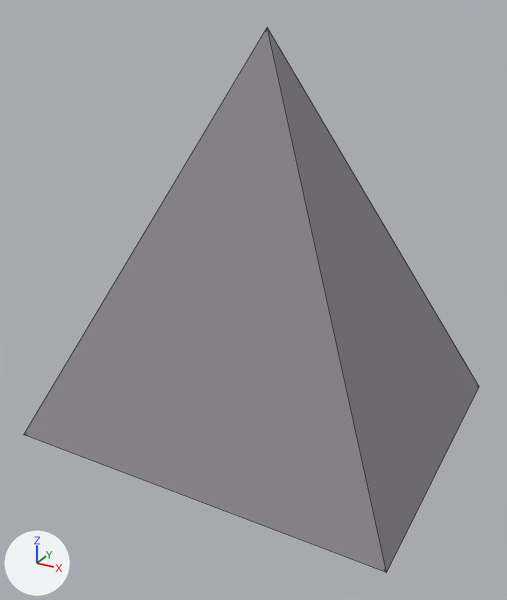
What one commit did to the glTF model data/model/model_32.glb.
Before and after are seen from a camera (50 mm lens) standing at (0.942, -1.791, 1.288) and looking at (0.002, -0.082, 0.434). Arrows for +X, +Y and +Z are at lower left; the lights stay in place. The first picture is the older version. Mesh edges are drawn as thin lines. Vertices at exactly the same position are counted once.
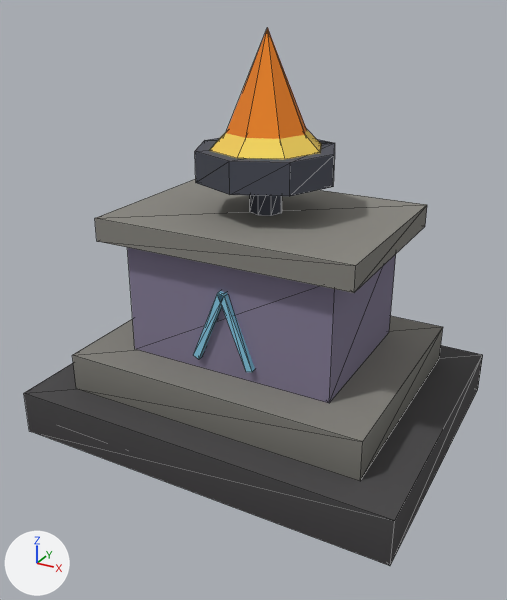
Changed parts and their boxes (x1, y1, x2, y2) in the pictures (507 x 600 px):
'Mesh_0', reshaped: before (24, 27, 479, 573); after (24, 27, 483, 566)
part 1 of me_mesh_0, added: after (24, 345, 483, 566)
part 2 of me_mesh_0, added: after (72, 316, 443, 481)
part 3 of me_mesh_0, added (purple): after (127, 247, 396, 403)
part 4 of me_mesh_0, added: after (95, 179, 427, 293)
part 5 of me_mesh_0, added: after (250, 195, 282, 216)
part 6 of me_mesh_0, added: after (195, 138, 335, 196)
part 7 of me_mesh_0, cut back: before (24, 27, 479, 573); after (193, 27, 321, 372)

What changed in the scene script:
```text
Change me_mesh_0:
    used by ob_mesh_0; location = (0.0, 0.0, 0.0)
    remove me_mesh_0.from_pydata(...)  # 6 vertices, 8 faces; spans x -0.6..0.6, y -0.5..0.5, z 0.0..1.2
    add me_mesh_0.from_pydata(...)  # 135 vertices, 212 faces; spans x -0.6..0.6, y -0.475..0.475, z 0.0..1.2
    me_mesh_0 part 1: a new loose piece, a box spanning x -0.6..0.6, y -0.475..0.475, z 0.0..0.14, in mat_material_0 (picture img_image_0)
    me_mesh_0 part 2: a new loose piece, a box spanning x -0.475..0.475, y -0.375..0.375, z 0.14..0.26, in mat_material_0 (picture img_image_0)
    me_mesh_0 part 3: a new loose piece, a box spanning x -0.33..0.33, y -0.25..0.25, z 0.26..0.62, in mat_material_0 (picture img_image_0)
    me_mesh_0 part 4: a new loose piece, a box spanning x -0.4..0.4, y -0.3..0.3, z 0.62..0.69, in mat_material_0 (picture img_image_0)
    me_mesh_0 part 5: a new loose piece of 18 vertices spanning x -0.05..0.05, y -0.05..0.05, z 0.69..0.79, in mat_material_0 (picture img_image_0)
    me_mesh_0 part 6: a new loose piece of 18 vertices spanning x -0.21..0.21, y -0.21..0.21, z 0.79..0.88, in mat_material_0 (picture img_image_0)
    me_mesh_0 part 7
    5 vertices are removed from x -0.6..0.6, y -0.5..0.5, z 0.0
    8 faces are deleted
    27 vertices are added at x -0.168..0.168, y -0.266..0.168, z 0.296..1.04
    8 new vertices lie (0.0, 0.022, 0.0) away from vertices in x -0.1..0.1, y -0.266, z 0.296..0.524
    52 new faces join them
    other edits to the shape of me_mesh_0 do not show in these pictures
```
